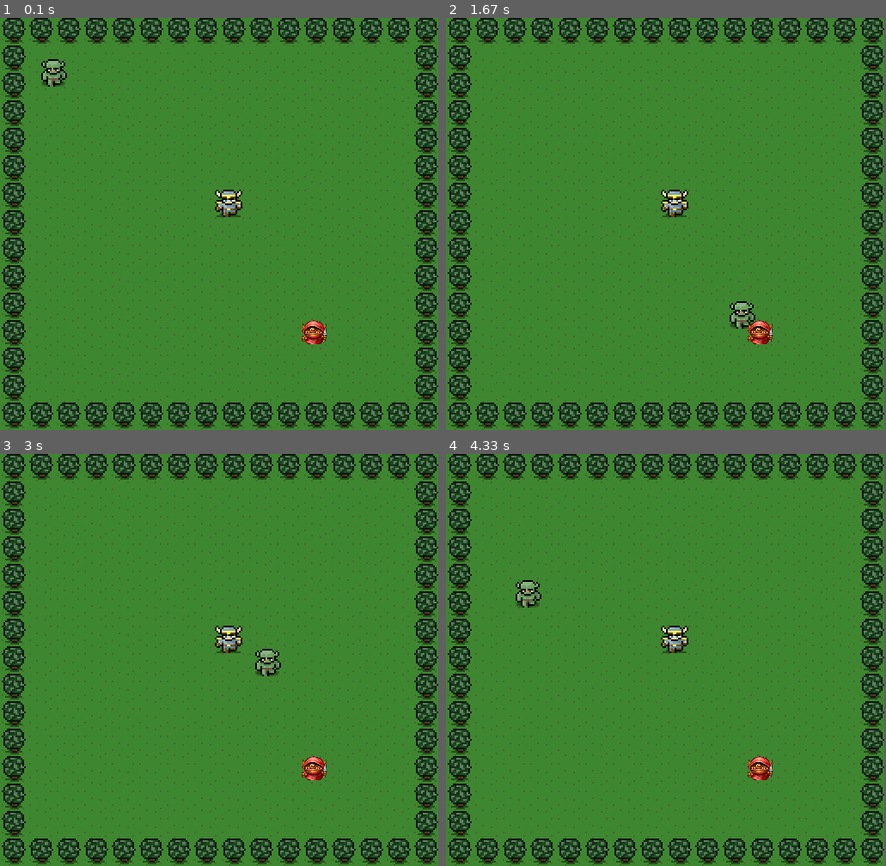
Above: before the commit, frames 1-4 (two rows, left to right).
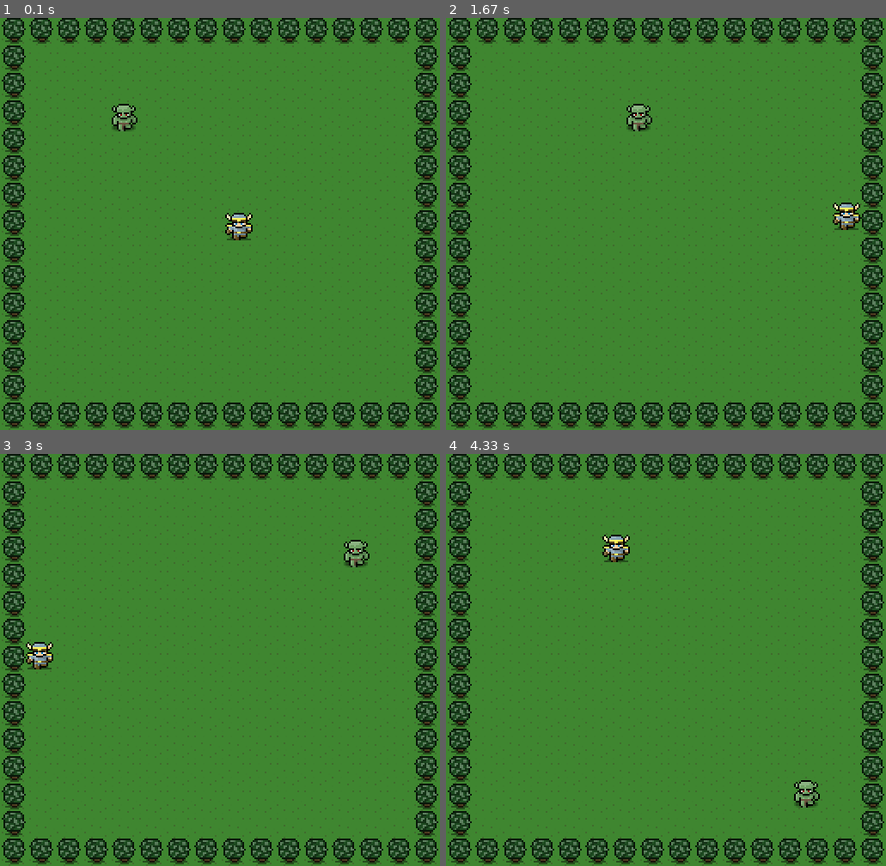
Above: after the commit, the same moments.

Repository: AutumnColeman/pygame_hero
Game: pygame game, started from template1.py
Same seed, same stepped clock (60 frames per second), same inputs: the game is played once before the commit and once after it. The source is Python 2; it was converted automatically to run under Python 3.
Inputs:
- Up to frame 1 (0.1 s): no input
- Up to frame 2 (1.67 s): hold Right 0.33-0.8 s; hold Up 0.83-1.13 s; hold Right 1.17-1.63 s
- Up to frame 3 (3 s): hold Left 1.67-2.2 s; hold Down 2.23-2.53 s; hold Left 2.57-2.97 s
- Up to frame 4 (4.33 s): hold Up 3-3.37 s; hold Right 3.4-4.03 s; hold Down from 4.07 s (still down)
In our replay, the window is 510x480 before the commit and 512x480 after it. These sizes can differ from the game's own. Grey fills any space a smaller window leaves; there, only what the larger window draws over its background counts as a difference.

The runs differ from the first frame. In frame 1, 1.6% of the frame differs, in the area x 9-75%, y 10-80%; in frame 2, 1.6%; in frame 3, 1.6%; in frame 4, 1.6%, in the area x 15-85%, y 19-86%.

Commit message:
Updated classes and keys

Diff:
--- a/template.py
+++ /dev/null
@@ -1,59 +0,0 @@
-import pygame
-
-def main():
-    # declare the size of the canvas
-    width = 500
-    height = 500
-    blue_color = (97, 159, 182)
-
-    # initialize the pygame framework
-    pygame.init()
-
-    # create screen
-    screen = pygame.display.set_mode((width, height))
-
-    # set window caption
-    pygame.display.set_caption('Simple Example')
-
-    # create a clock
-    clock = pygame.time.Clock()
-
-    ################################
-    # PUT INITIALIZATION CODE HERE #
-    ################################
-
-    # game loop
-    stop_game = False
-    while not stop_game:
-        # look through user events fired
-        for event in pygame.event.get():
-            ################################
-            # PUT EVENT HANDLING CODE HERE #
-            ################################
-            if event.type == pygame.QUIT:
-                # if they closed the window, set stop_game to True
-                # to exit the main loop
-                stop_game = True
-
-        #######################################
-        # PUT LOGIC TO UPDATE GAME STATE HERE #
-        #######################################
-
-        # fill background color
-        screen.fill(blue_color)
-
-        ################################
-        # PUT CUSTOM DISPLAY CODE HERE #
-        ################################
-
-        # update the canvas display with the currently drawn frame
-        pygame.display.update()
-
-        # tick the clock to enforce a max framerate
-        clock.tick(60)
-
-    # quit pygame properly to clean up resources
-    pygame.quit()
-
-if __name__ == '__main__':
-    main()
--- a/template1.py
+++ b/template1.py
@@ -1,27 +1,109 @@
-# Catch the Monster Game
-#
-# You will make a game in which the hero wins by catching the monster, while having to avoid the goblins. You will make use of object-oriented programming to make your life easier, but how and when will you use it? You will encounter a series of OOP Choice Points - where you can make the decision about whether to convert some code to OOP or not. Use your own judgement, there are no wrong choices.
-import pygame, random, time
-
-
+import pygame
+import time
+import random
+
+# KEY_UP = 273
+# KEY_DOWN = 274
+# KEY_LEFT = 276
+# KEY_RIGHT = 275
 
 class Monster(object):
-    def __init__(self, x, y):
-        self.img = pygame.image.load('images/monster.png').convert_alpha()
-        self.x = x
-        self.y = y
+    def __init__(self):
+        self.x = 100
+        self.y = 100
+        self.speed_x = 5
+        self.speed_y = 0
+        self.image = pygame.image.load('images/monster.png')
+        self.time_till_dir_change = None
+
+    def update(self, width, height):
+        self.x += self.speed_x
+        self.y += self.speed_y
+
+        if self.x > width:
+            self.x = 0
+        if self.y > height:
+            self.y = 0
+        if self.x < 0:
+            self.x = width
+        if self.y < 0:
+            self.y = height
+
+        self.maybe_change_direction()
+
+    def maybe_change_direction(self):
+        if self.time_till_dir_change is None:
+            now = time.time()
+            self.time_till_dir_change = now + 1
+            return
+
+        now = time.time()
+
+        if now >= self.time_till_dir_change:
+            self.time_till_dir_change = now + 1
+            # perform direction change
+            print 'perform direction change'
+            num = random.randint(0, 3)
+            if num == 0:
+                self.speed_x = 0
+                self.speed_y = -5
+            elif num == 1:
+                self.speed_x = 5
+                self.speed_y = 0
+            elif num == 2:
+                self.speed_x = 0
+                self.speed_y = 5
+            else:
+                self.speed_x = -5
+                self.speed_y = 0
+
+class Hero(object):
+    def __init__(self):
+        self.x = 250
+        self.y = 215
         self.speed_x = 2
         self.speed_y = 2
-#
-#
-#     # def update()
-#     def render(self):
-#         screen.blit(monster, (150, 150))
+        self.image = pygame.image.load('images/hero.png')
+        self.time_till_dir_change = None
+
+    def update(self, width, height):
+        self.x += self.speed_x
+        self.y += self.speed_y
+        # keeps hero within tree boundaries
+        if self.x > 450:
+            self.x = 450
+        if self.x < 30:
+            self.x = 30
+        if self.y > 415:
+            self.y = 415
+        if self.y < 30:
+            self.y = 30
+
+    def move(self, event):
+        if event.type == pygame.KEYDOWN:
+            print "key %r" % event.key # checks to see if key is hit
+            if event.key == pygame.K_UP:
+                self.speed_y -= 4
+            elif event.key == pygame.K_DOWN:
+                self.speed_y = 4
+            elif event.key == pygame.K_LEFT:
+                self.speed_x -= 4
+            elif event.key == pygame.K_RIGHT:
+                self.speed_x = 4
+        if event.type == pygame.KEYUP:
+            if event.key == pygame.K_UP:
+                self.speed_y -= 0
+            elif event.key == pygame.K_DOWN:
+                self.speed_y = 0
+            elif event.key == pygame.K_LEFT:
+                self.speed_x -= 0
+            elif event.key == pygame.K_RIGHT:
+                self.speed_x = 0
 
 
 def main():
     # declare the size of the canvas
-    width = 510
+    width = 512
     height = 480
     blue_color = (97, 159, 182)
 
@@ -40,17 +122,17 @@
     ################################
     # PUT INITIALIZATION CODE HERE #
     ################################
-    #background image
-    background_image = pygame.image.load('images/background.png').convert_alpha()
-    #sprite characters
-    hero = pygame.image.load('images/hero.png').convert_alpha()
-    # monsterimg = pygame.image.load('images/monster.png').convert_alpha()
-    # monster_x = 50
-    # monster_y = 50
-    # monster_speed_x = 5
-    # monster_speed_y = 5
-    monster = Monster(30, 30)
-    goblin = pygame.image.load('images/goblin.png').convert_alpha()
+    background_image = pygame.image.load('images/background.png')
+    hero_image = pygame.image.load('images/hero.png')
+    hero = Hero()
+    # hero_x = 250
+    # hero_y = 200
+    # hero_speed_x = 3
+    # hero_speed_y = 0
+    monster = Monster()
+
+
+
     # game loop
     stop_game = False
     while not stop_game:
@@ -59,6 +141,28 @@
             ################################
             # PUT EVENT HANDLING CODE HERE #
             ################################
+            # moves the hero with arrow keys
+            # if event.type == pygame.KEYDOWN:
+            #     print "key %r" % event.key # checks to see if key is hit
+            #     if event.key == pygame.K_UP:
+            #         hero_speed_y -= 4
+            #     elif event.key == pygame.K_DOWN:
+            #         hero_speed_y = 4
+            #     elif event.key == pygame.K_LEFT:
+            #         hero_speed_x -= 4
+            #     elif event.key == pygame.K_RIGHT:
+            #         hero_speed_x = 4
+            # if event.type == pygame.KEYUP:
+            #     if event.key == pygame.K_UP:
+            #         hero_speed_y -= 0
+            #     elif event.key == pygame.K_DOWN:
+            #         hero_speed_y = 0
+            #     elif event.key == pygame.K_LEFT:
+            #         hero_speed_x -= 0
+            #     elif event.key == pygame.K_RIGHT:
+            #         hero_speed_x = 0
+            hero.move(event)
+
             if event.type == pygame.QUIT:
                 # if they closed the window, set stop_game to True
                 # to exit the main loop
@@ -66,42 +170,28 @@
 
         #######################################
         # PUT LOGIC TO UPDATE GAME STATE HERE #
-        ######################################
-        #moves the monster right and off screen
-
-        monster.x += monster.speed_x
-        monster.y += monster.speed_y
-        if monster.x + 60 > width:
-            monster.speed_x = -5
-        if monster.y + 60 > height:
-            monster.speed_y = -5
-        if monster.x - 30 < 0:
-            monster.speed_x = 3
-        if monster.y - 30 < 0:
-            monster.speed_y = 3
-
-        time_to_dir_change = time.time() + 2
-        now = time.time()
-        if now <= time_to_dir_change:
-            monster.x += 1
-            monster.y += 1
-            # monster_speed_x = 5
-            # monster_speed_y = 5
-            time_to_dir_change = time.time() + 2
-
-        # fill background color
-        screen.fill(blue_color)
+        #######################################
+        monster.update(width, height)
+        hero.update(width, height)
+        # hero_x += hero_speed_x
+        # hero_y += hero_speed_y
+        # # keeps hero within tree boundaries
+        # if hero_x > 450:
+        #     hero_x = 450
+        # if hero_x < 30:
+        #     hero_x = 30
+        # if hero_y > 415:
+        #     hero_y = 415
+        # if hero_y < 30:
+        #     hero_y = 30
 
         ################################
         # PUT CUSTOM DISPLAY CODE HERE #
         ################################
-        #renders background image
         screen.blit(background_image, (0, 0))
 
-        #renders sprites
-        screen.blit(hero, (250, 200))
-        screen.blit(monster.img, (monster.x, monster.y)),
-        screen.blit(goblin, (350, 350))
+        screen.blit(hero_image, (hero.x, hero.y))
+        screen.blit(monster.image, (monster.x, monster.y))
 
         # update the canvas display with the currently drawn frame
         pygame.display.update()
